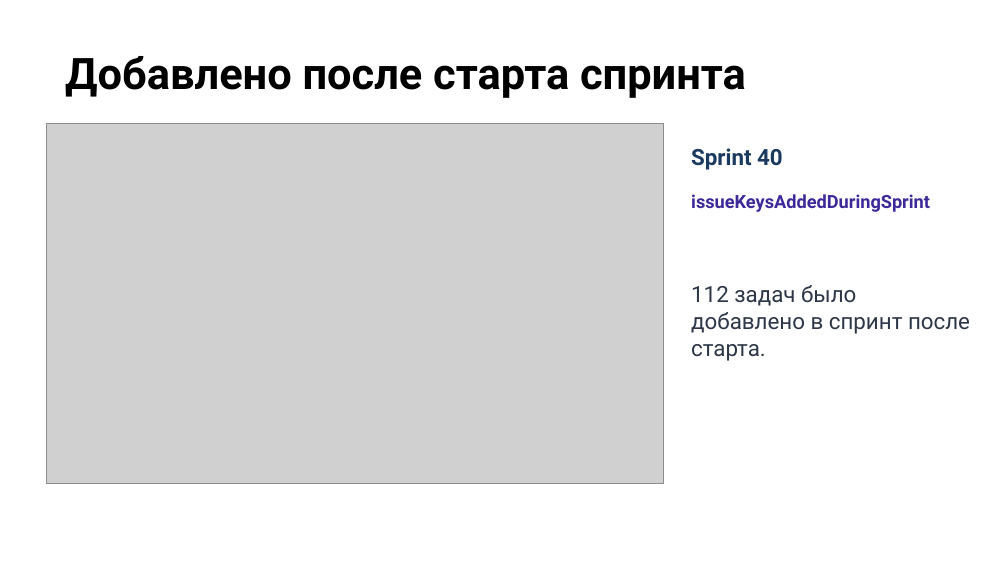
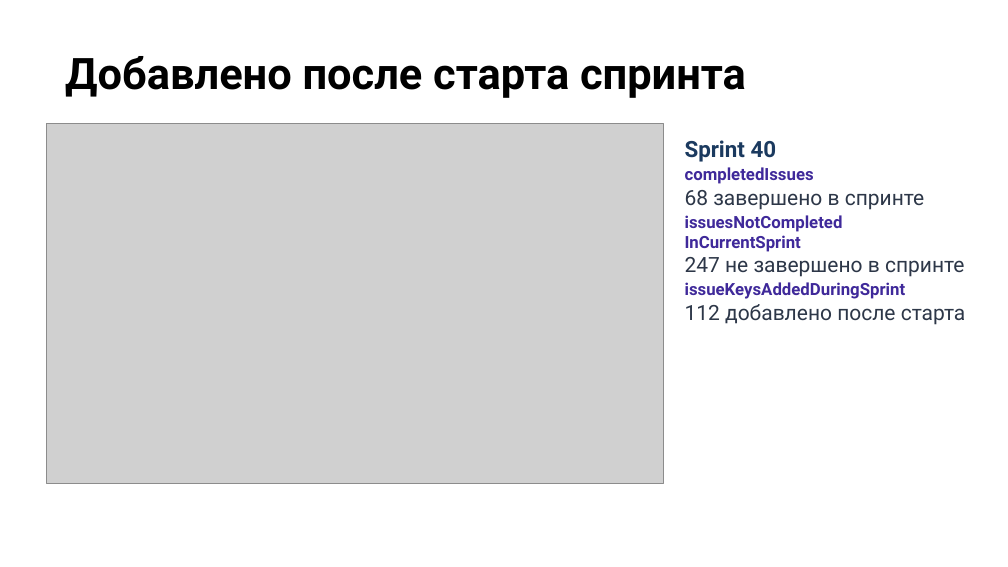
Before and after one commit to camelot270/otus_work, a slide deck: slide 12 of docs/Защита проекта. Петров Н.И..pptx. Drawn at 1008x567 pixels with LibreOffice and Linux fonts; fonts in the diff are those of the drawing; grey boxes stand for pictures; background and template pictures are left out. Boxes give left, top, right and bottom in pixels: in the first picture for what was removed or moved away, otherwise in the second. Text is boxed around its words. In the diff, an @@ line names an element or a change of style, - is before the commit and + after.

```diff
--- a/docs/Защита проекта. Петров Н.И..pptx
+++ b/docs/Защита проекта. Петров Н.И..pptx
@@ text "Sprint 40": place and size @@
-text "Sprint 40" at [691, 148, 783, 170]
+text "Sprint 40" at [685, 140, 966, 325]
@@ text at [685, 167, 966, 325]: paragraphs added @@
+completedIssues
+68 завершено в спринте
+issuesNotCompleted
+InCurrentSprint
+247 не завершено в спринте
+issueKeysAddedDuringSprint
+112 добавлено после старта
@@ text removed at [691, 194, 930, 212] @@
-issueKeysAddedDuringSprint
@@ text removed at [691, 285, 970, 361] @@
-112 задач было добавлено в спринт после старта.
```
Also in this commit, not shown: 1 other slide changed.
